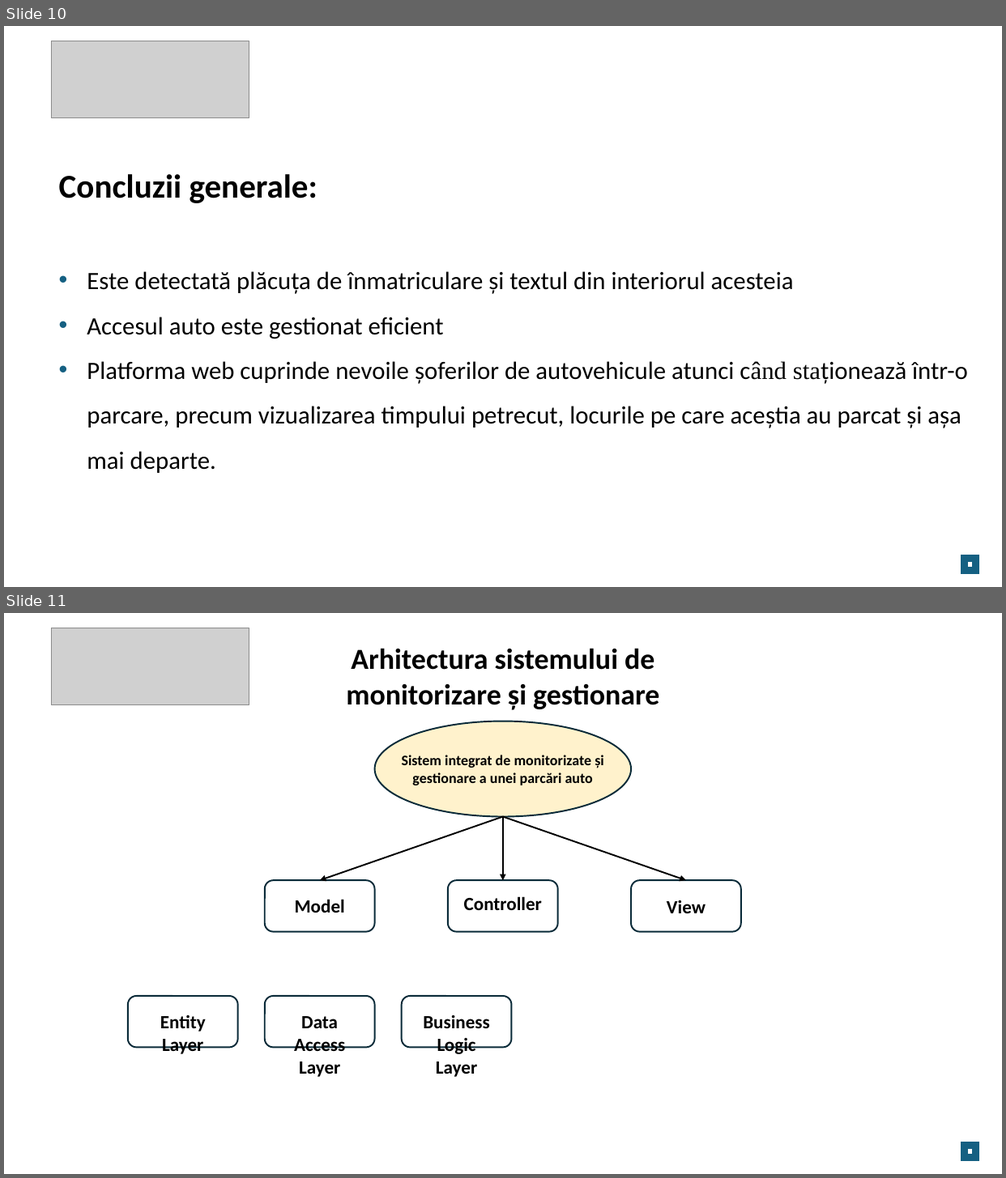
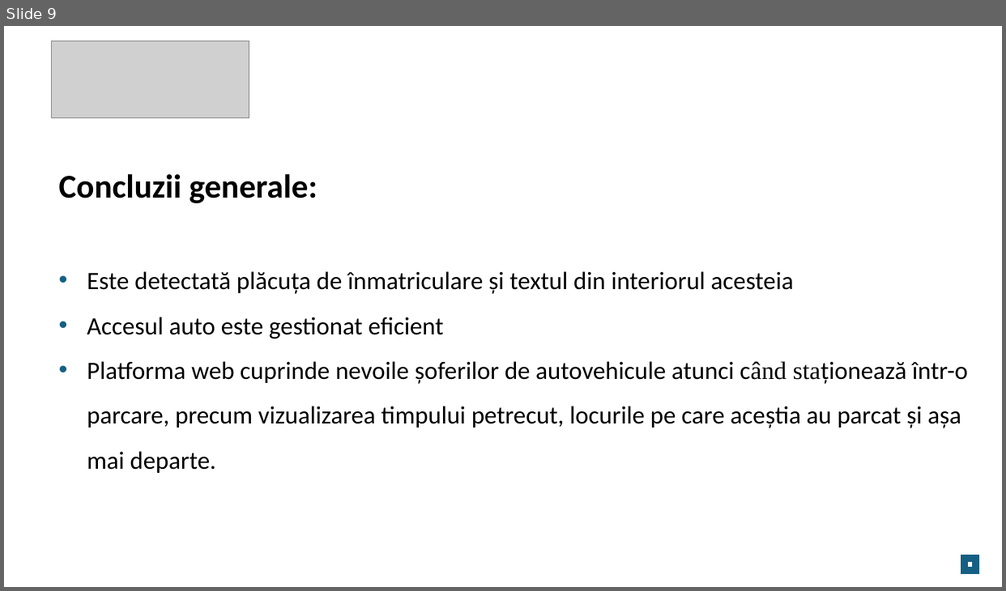
Before and after one commit to xMihai01/Licenta, a slide deck: Documentation/PrezentareLicenta.pptx. Shown one above the other, each under a label of ours: slides 10 and 11 before the commit, slide 9 after it. The pictures are 1006x1178 and 1006x591 pixels, drawn with LibreOffice and Linux fonts; fonts in the diff are those of the drawing; grey boxes stand for pictures. Boxes give left, top, right and bottom in pixels: in the first picture for what was removed or moved away, otherwise in the second. Text is boxed around its words. In the diff, an @@ line names an element or a change of style, - is before the commit and + after.

```diff
--- a/Documentation/PrezentareLicenta.pptx
+++ b/Documentation/PrezentareLicenta.pptx
@@ slide 11 removed at bbox=[4, 613, 1002, 1174], background #FFFFFF @@
@@ picture removed at bbox=[51, 628, 249, 705] @@
@@ text removed at bbox=[346, 648, 659, 710] @@
-Arhitectura sistemului de monitorizare și gestionare
@@ ellipse removed at bbox=[374, 722, 632, 817] @@
@@ text removed at bbox=[402, 755, 604, 786] @@
-Sistem integrat de monitorizate și gestionare a unei parcări auto
@@ arrow removed from (503, 816) to (320, 880) @@
@@ arrow removed from (503, 816) to (503, 880) @@
@@ arrow removed from (503, 816) to (686, 880) @@
@@ rounded rectangle removed at bbox=[265, 880, 374, 932] @@
@@ text removed at bbox=[295, 899, 345, 913] @@
-Model
@@ rounded rectangle removed at bbox=[448, 880, 558, 932] @@
@@ text removed at bbox=[464, 897, 542, 910] @@
-Controller
@@ rounded rectangle removed at bbox=[632, 880, 741, 932] @@
@@ text removed at bbox=[667, 901, 705, 914] @@
-View
@@ rounded rectangle removed at bbox=[127, 996, 237, 1048] @@
@@ rounded rectangle removed at bbox=[265, 996, 374, 1048] @@
@@ rounded rectangle removed at bbox=[402, 996, 512, 1048] @@
@@ text removed at bbox=[160, 1016, 206, 1054] @@
-Entity Layer
@@ text removed at bbox=[294, 1016, 345, 1077] @@
-Data Access Layer
@@ text removed at bbox=[423, 1016, 490, 1077] @@
-Business Logic Layer
@@ rectangle removed at bbox=[961, 1143, 979, 1161] @@
@@ rectangle removed at bbox=[967, 1149, 974, 1155] @@
@@ what was slide 10 is now slide 9 @@
```
Also in this commit, not shown: 3 slides changed, 1 other slide removed.
